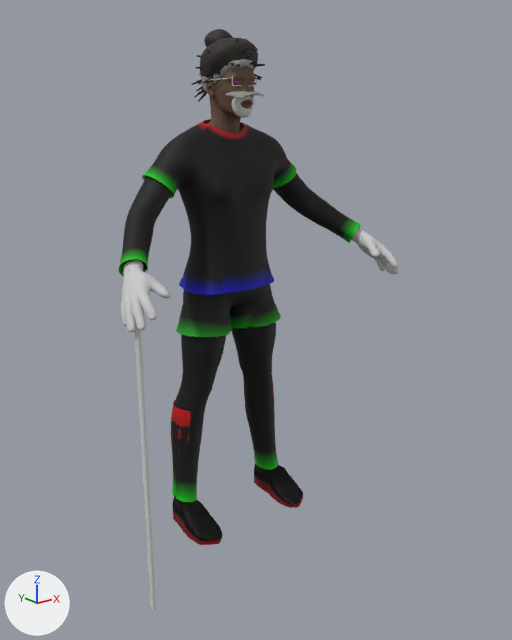
The glTF model app/public/jeux/humans/man.glb, before and after one commit.
Camera for both pictures: a 50 mm lens placed at (-1.62, -2.24, 1.69), pointed at (0.02, -0.19, 0.87). Arrows for +X, +Y and +Z are at lower left; the lights stay in place. The first picture is the older version.

Names of what the first picture shows: 'body', 'cane', 'glove_l', 'glove_r', 'hair_afro', 'longsleeves', 'shirt', 'shorts', 'trainer_l', 'trainer_r', 'trousers' and 10 more.
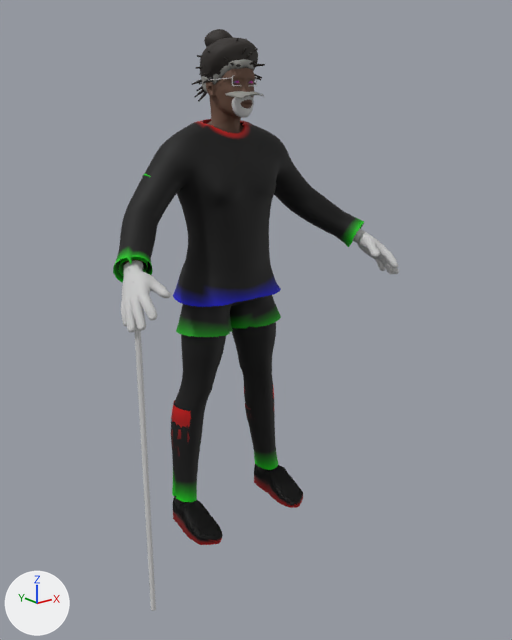
Edits to the bpy script that builds the scene:
```text
Add mat_coat:
    mat_coat = bpy.data.materials.new('coat')
    # nodes: BsdfPrincipled, Mix, OutputMaterial, VertexColor
    # colours: light grey #cbcbcb, mixed with the vertex colours
Add me_coat:
    me_coat.from_pydata(...)  # 2568 vertices, 5004 faces; spans x -0.578..0.578, y -0.271..0.142, z 0.953..1.62
    me_coat.materials.append(mat_coat)
Add ob_coat:
    ob_coat = bpy.data.objects.new('coat', me_coat)
    ob_coat.location = (0.0, 0.0, 0.0)
```

Where the change shows, as pixel boxes (x1, y1, x2, y2) in the pictures (512 x 640 px):
'coat', added: after (113, 119, 364, 307)
'longsleeves', unchanged, covered by the edit: before (119, 119, 361, 295); after (119, 119, 245, 277)
